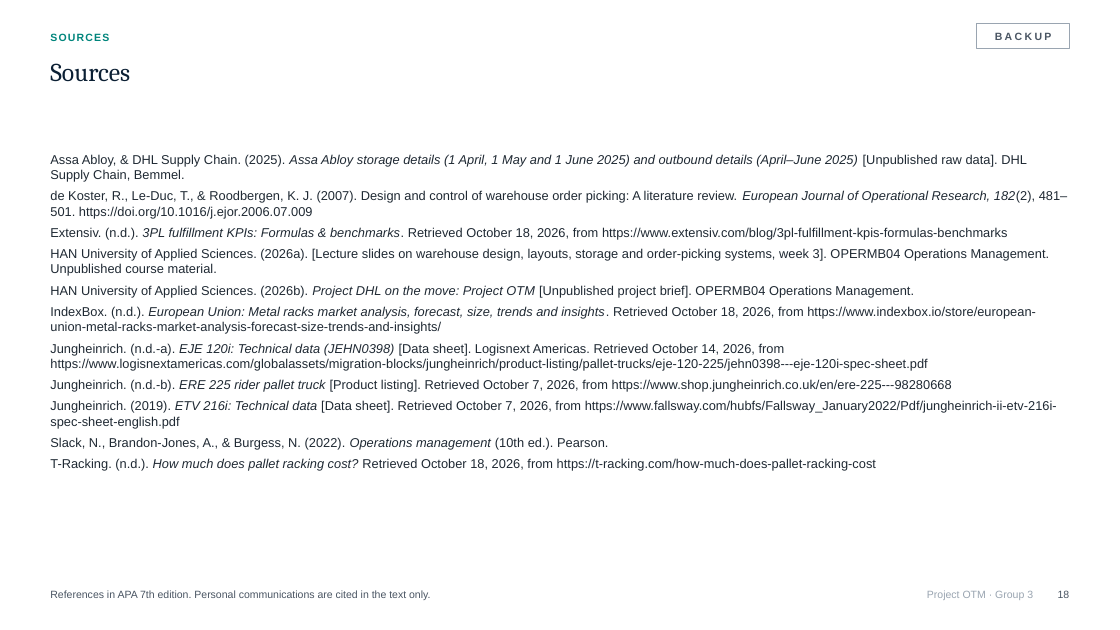
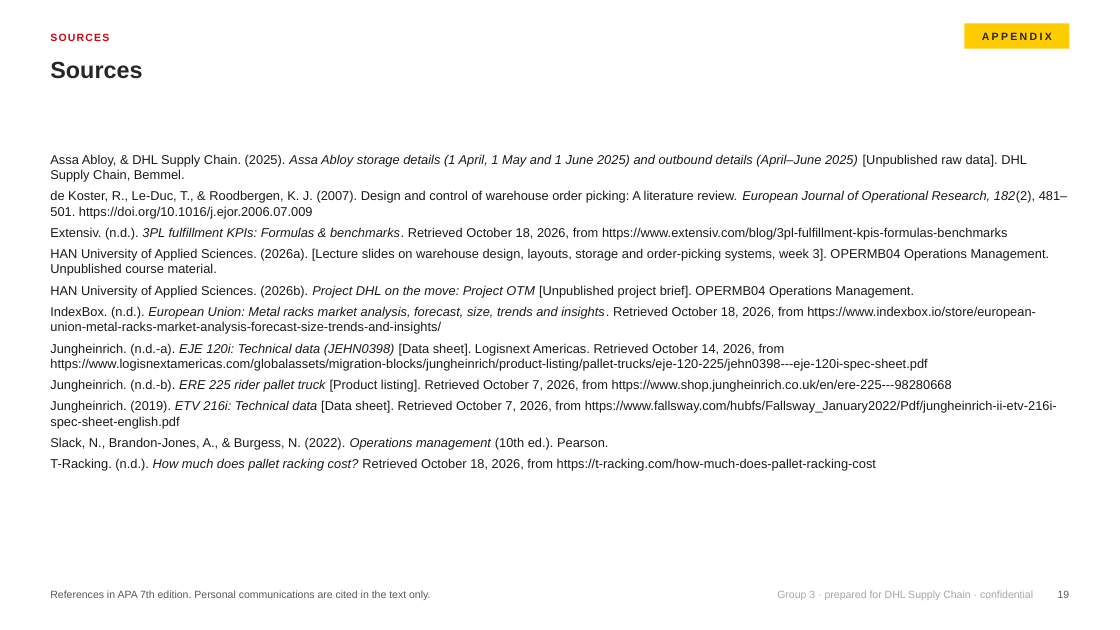
Before and after one commit to glebpankov2005-coder/Operations-Management-, a slide deck: slide 19 of deliverables/Presentation_Group3_Project_OTM.pptx (slide 18 before the commit). Drawn at 1120x630 pixels with LibreOffice and Linux fonts; fonts in the diff are those of the drawing. Boxes give left, top, right and bottom in pixels: in the first picture for what was removed or moved away, otherwise in the second. Text is boxed around its words. In the diff, an @@ line names an element or a change of style, - is before the commit and + after.

```diff
--- a/deliverables/Presentation_Group3_Project_OTM.pptx
+++ b/deliverables/Presentation_Group3_Project_OTM.pptx
@@ text "SOURCES" at box(50, 33, 109, 41): text colour #00857C to #D40511 @@
@@ rectangle added at box(965, 24, 1070, 49), fill #FFCC00, 9 pt, text #262626, bold @@
+APPENDIX
@@ rectangle removed at box(977, 24, 1070, 49) @@
-BACKUP
@@ title "Sources" at box(50, 61, 142, 79): size 22 to 20 pt, font Cambria to Arial, text colour #0B1F33 to #262626, bold on @@
@@ text "Assa Abloy, & DHL Supply ..." at box(50, 154, 1068, 471): text colour #1F2933 to #1A1A1A @@
@@ text "References in APA 7th edition. ..." at box(50, 590, 430, 600): text colour #4A5563 to #595959 @@
@@ text at box(777, 590, 1033, 600): text changed; text colour #9AA5B1 to #A6A6A6 @@
-Project OTM · Group 3
+Group 3 · prepared for DHL Supply Chain · confidential
@@ page number at box(1058, 590, 1070, 598): text changed; text colour #4A5563 to #595959 @@
-18
+19
```
Also in this commit, not shown: 16 other slides changed, 2 slides added, 1 slide removed, 4 other files.
